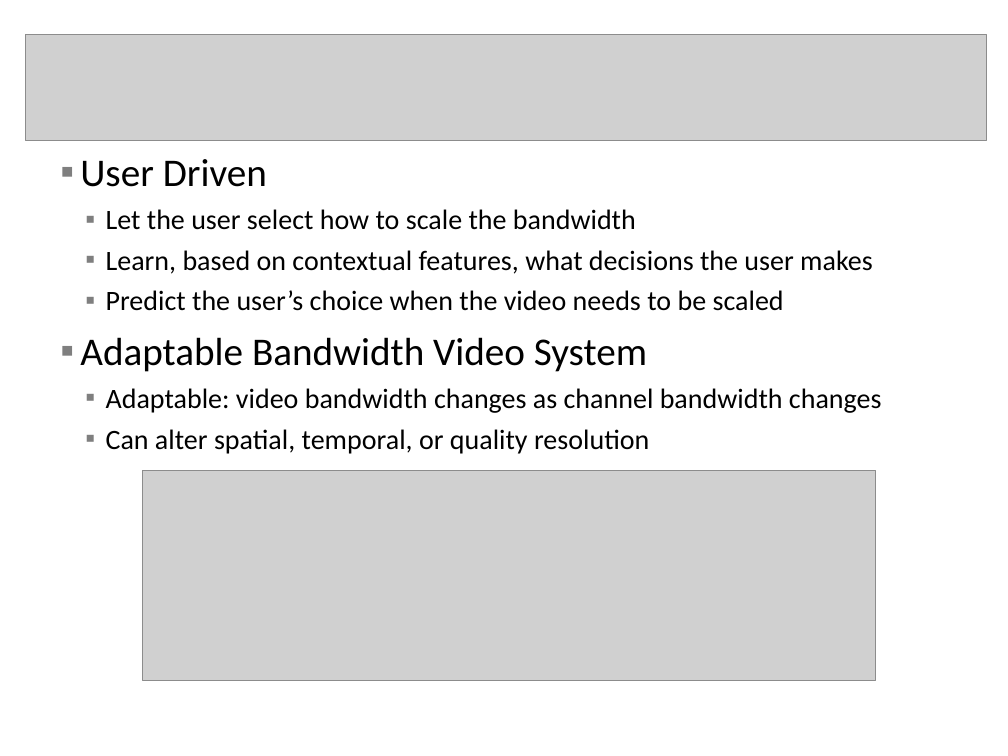
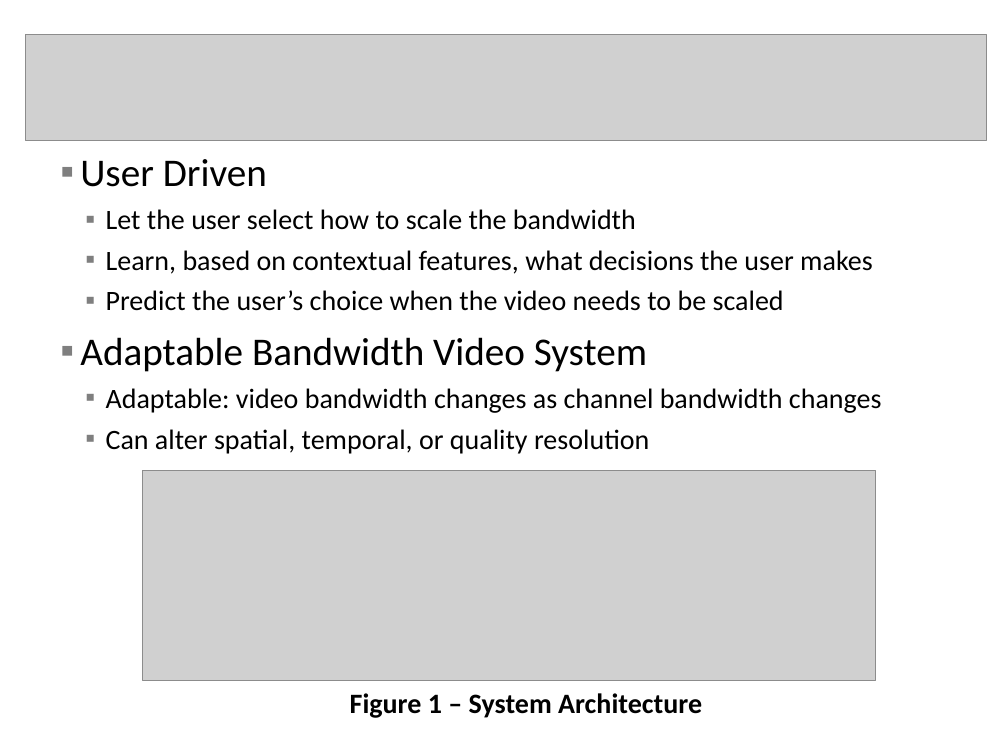
Before and after one commit to mocalab/ScalableVideo, a slide deck: slide 5 of Dustin/OriginalWork/CameraSystemPaper/Camera System Presentation (name TBD).ppt. Drawn at 1008x756 pixels with LibreOffice and Linux fonts; fonts in the diff are those of the drawing; grey boxes stand for pictures; background and template pictures are left out. Boxes give left, top, right and bottom in pixels: in the first picture for what was removed or moved away, otherwise in the second. Text is boxed around its words. In the diff, an @@ line names an element or a change of style, - is before the commit and + after.

```diff
--- a/Dustin/OriginalWork/CameraSystemPaper/Camera System Presentation (name TBD).ppt
+++ b/Dustin/OriginalWork/CameraSystemPaper/Camera System Presentation (name TBD).ppt
@@ text added at [350, 693, 702, 718], 20 pt, text #000000, bold @@
+Figure 1 – System Architecture
```
Also in this commit, not shown: 9 other slides changed, 34 other files.
